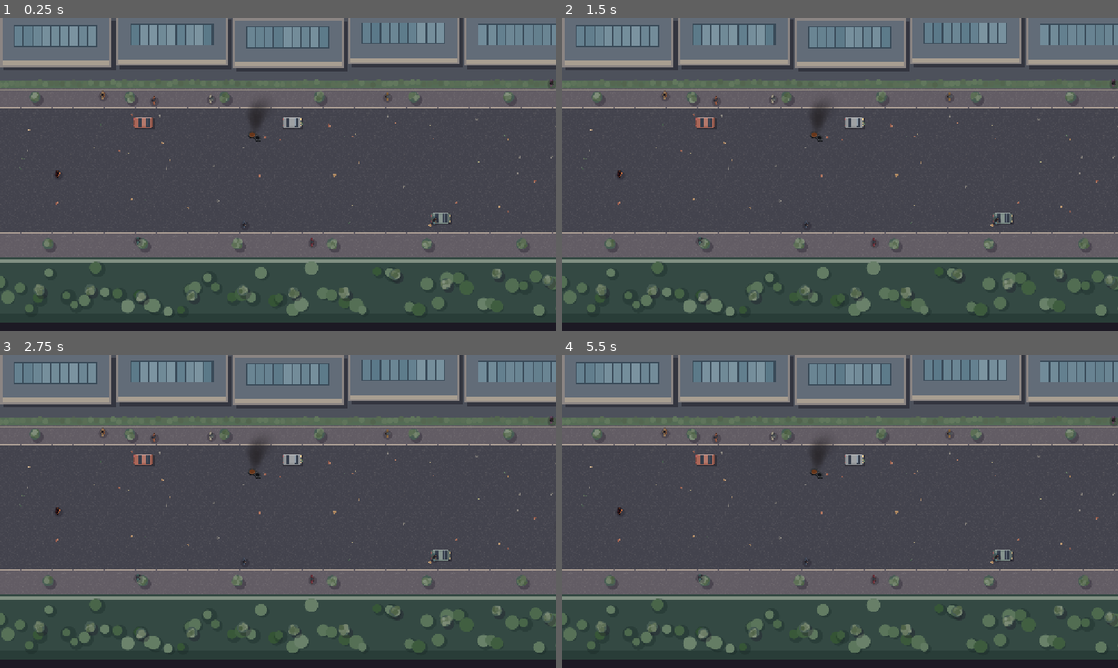
Above: before the commit, frames 1-4 (two rows, left to right).
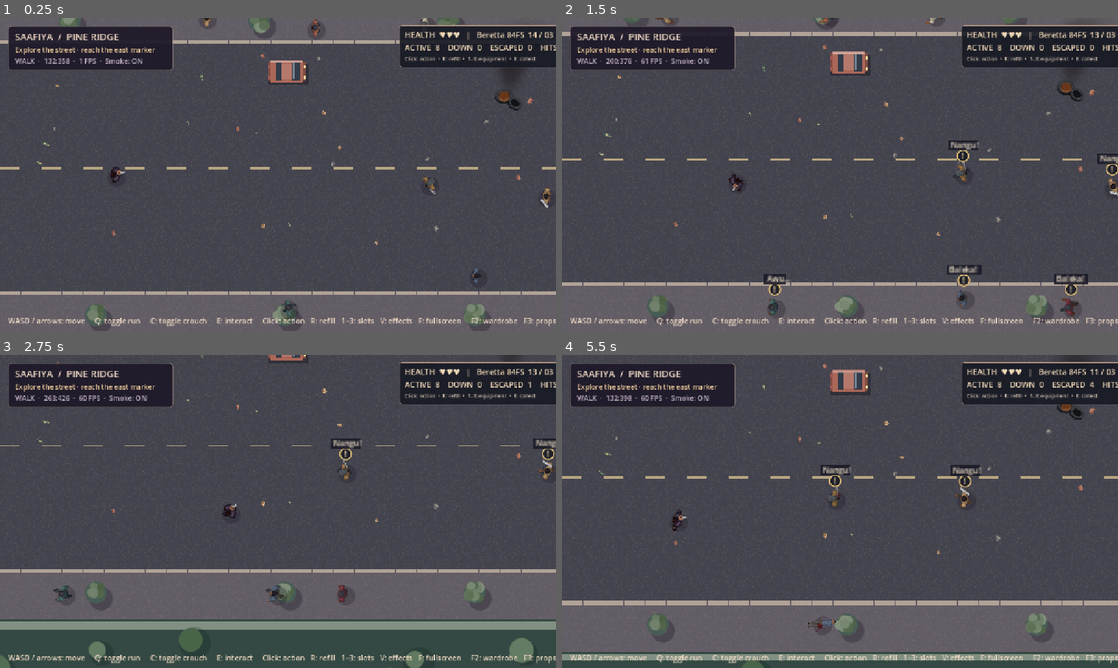
Above: after the commit, the same moments.

Repository: cryogenized-spec/Pineridge-Crisis-Saafiya-s-Revenge
Game: Godot game, scene res://scenes/main.tscn
Two runs of this game, one before a commit and one after it. Both use one fixed random seed, a clock stepped at 60 frames per second and the inputs below.
Inputs (mouse positions are in pixels of both pictures, inside the frame that each line leads up to):
- Up to frame 1 (0.25 s): no input
- Up to frame 2 (1.5 s): tap Enter at 0.5 s; move the mouse to (962, 158) at 0.52 s; hold Right 0.53-1.28 s; tap 1 at 0.6 s; click (962, 158) at 0.67 s; move the mouse to (728, 190) at 1.27 s; hold Down from 1.28 s (still down); tap 2 at 1.35 s
- Up to frame 3 (2.75 s): move the mouse to (333, 442) at 2.02 s; release Down at 2.03 s; hold Right from 2.03 s (still down); tap 3 at 2.1 s
- Up to frame 4 (5.5 s): move the mouse to (812, 574) at 2.77 s; release Right at 2.78 s; hold Up 2.78-3.53 s; tap one key every 0.75 s from 2.85 s: 4 5 6 7; click (812, 574) at 2.92 s; move the mouse to (1006, 558) at 3.52 s; hold Left 3.53-5.03 s; move the mouse to (673, 464) at 4.27 s; move the mouse to (867, 511) at 5.02 s; hold Down from 5.03 s (still down); click (867, 511) at 5.17 s

The runs differ from the first frame. In frame 1, 46% of the frame differs, in the area x 0-100%, y 0-100%; in frame 2, 47%; in frame 3, 40%; in frame 4, 52%.
Error before the commit: Parse Error: Cannot infer the type of "towards_west" variable because the value doesn't have a set type. (res://scripts/encounter.gd:182)

Commit message:
Fix typed stage boundary checks in escape movement

Diff:
--- a/scripts/encounter.gd
+++ b/scripts/encounter.gd
@@ -29,6 +29,7 @@
 var escaped_count := 0
 const HEARING_RADIUS := 850.0
 const ESCAPE_MARGIN := 45.0
+const LEVEL_WIDTH := 2320.0
 const PANIC_CAPTIONS := ["Baleka!", "Awu…", "Baleka!"]
 
 var male_death_take := 0
@@ -179,8 +180,8 @@
 
 func escape_parameters(state: Dictionary) -> void:
 	var body: Actor = state["body"]
-	var towards_west := body.position.x < street.SIZE.x * 0.5
-	state["escape_x"] = -ESCAPE_MARGIN if towards_west else street.SIZE.x + ESCAPE_MARGIN
+	var towards_west: bool = body.position.x < LEVEL_WIDTH * 0.5
+	state["escape_x"] = -ESCAPE_MARGIN if towards_west else LEVEL_WIDTH + ESCAPE_MARGIN
 	state["escape_lane"] = 184.0 if body.position.y < 335.0 else 520.0
 	state["escape_speed"] = rng.randf_range(108.0,155.0)
 
@@ -227,13 +228,13 @@
 	var x_step := clampf(x_target-body.position.x,-speed*delta,speed*delta)
 	var next_x := body.position+Vector2(x_step,0)
 	# Escape remains simulated all the way to the actual ends of the stage.
-	var beyond := next_x.x < 5.0 or next_x.x > street.SIZE.x-5.0
+	var beyond: bool = next_x.x < 5.0 or next_x.x > LEVEL_WIDTH-5.0
 	if beyond or not street.blocked(next_x,5.0):
 		body.position = next_x
 	var displacement := body.position-start
 	body.animate(delta,displacement,displacement.angle() if displacement.length_squared()>0.001 else body.facing,false,true)
 	feedback.position = body.position
-	if body.position.x < -28.0 or body.position.x > street.SIZE.x+28.0:
+	if body.position.x < -28.0 or body.position.x > LEVEL_WIDTH+28.0:
 		state["escaped"] = true
 		body.visible = false
 		feedback.visible = false
